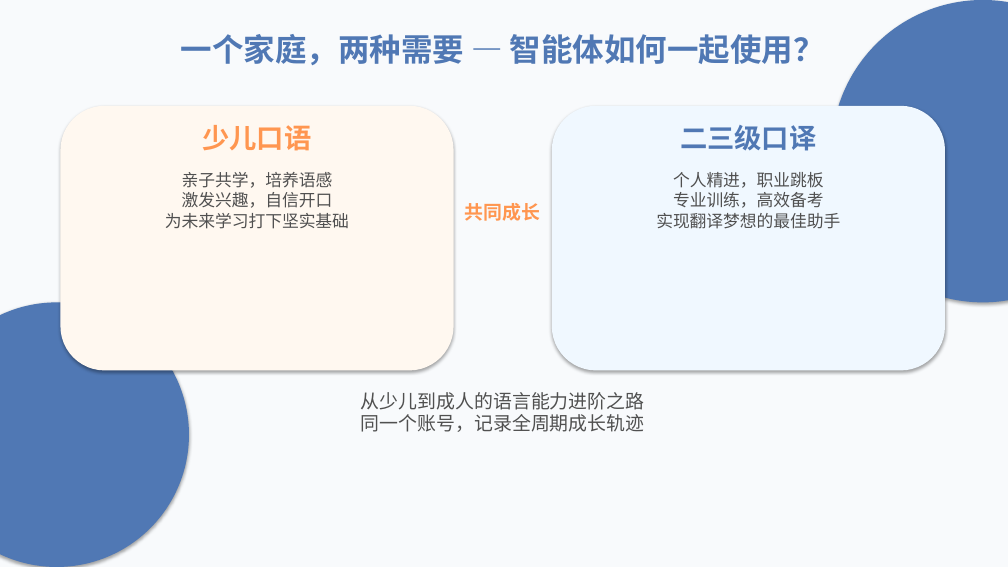
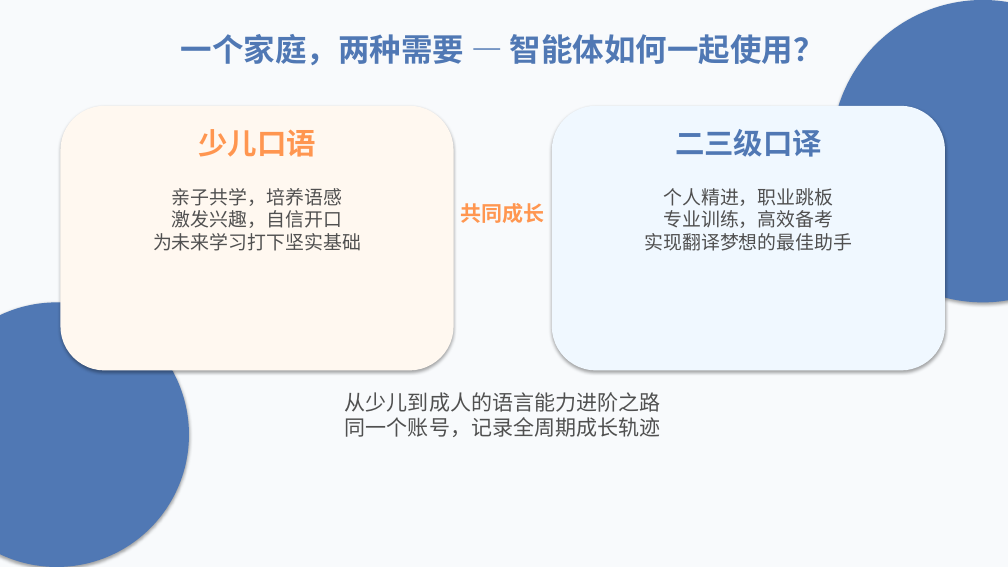
Before and after one commit to joannopan0124-hash/clone-git, a slide deck: slide 9 of 智能对话伙伴_创新版式.pptx. Drawn at 1008x567 pixels with LibreOffice and Linux fonts; fonts in the diff are those of the drawing. Boxes give left, top, right and bottom in pixels: in the first picture for what was removed or moved away, otherwise in the second. Text is boxed around its words. In the diff, an @@ line names an element or a change of style, - is before the commit and + after.

Commit message:
feat: 英语学习口译智能体PPT

```diff
--- a/智能对话伙伴_创新版式.pptx
+++ b/智能对话伙伴_创新版式.pptx
@@ text "少儿口语" at [198,129,315,157]: size 26 to 28 pt @@
@@ text "二三级口译" at [675,129,822,157]: size 26 to 28 pt @@
@@ text "亲子共学，培养语感 激发兴趣，自信开口 为未来学习打下坚实基础": place and size @@
-text "亲子共学，培养语感 激发兴趣，自信开口 为未来学习打下坚实基础" at [165,172,349,229]
+text "亲子共学，培养语感 激发兴趣，自信开口 为未来学习打下坚实基础" at [153,188,361,251]
@@ text "亲子共学，培养语感 激发兴趣，自信开口 为未来学习打下坚实基础" at [153,188,361,251]: size 16 to 18 pt @@
@@ text "共同成长" at [461,203,545,223]: size 18 to 20 pt @@
@@ text "个人精进，职业跳板 专业训练，高效备考 实现翻译梦想的最佳助手" at [644,188,852,251]: size 16 to 18 pt @@
@@ text "个人精进，职业跳板 专业训练，高效备考 实现翻译梦想的最佳助手": place and size @@
-text "个人精进，职业跳板 专业训练，高效备考 实现翻译梦想的最佳助手" at [656,172,840,229]
+text "个人精进，职业跳板 专业训练，高效备考 实现翻译梦想的最佳助手" at [644,188,852,251]
@@ text "从少儿到成人的语言能力进阶之路 同一个账号，记录全周期成长轨迹" at [345,392,660,437]: size 18 to 20 pt @@
```
Also in this commit, not shown: 8 other slides changed, 1 other file.
